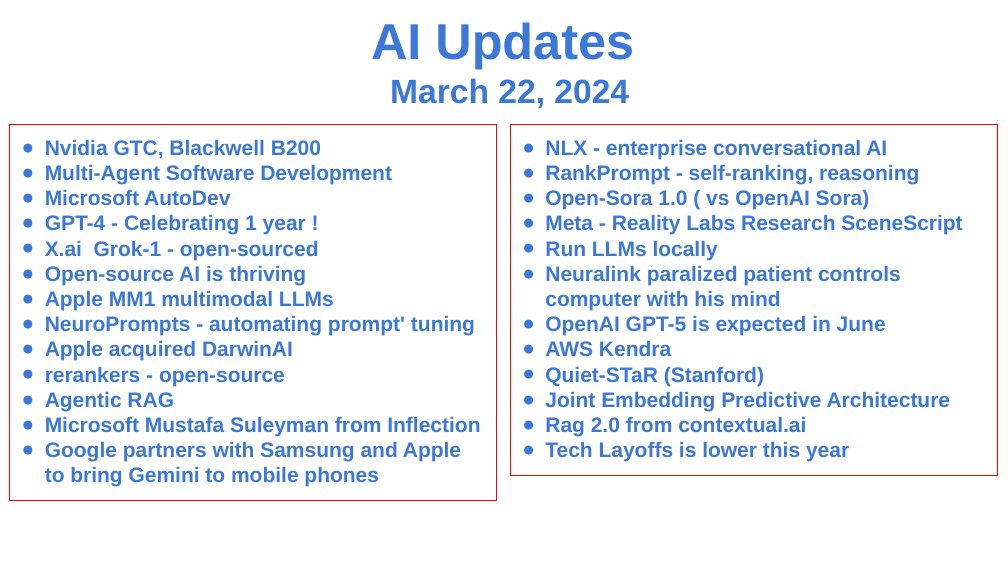
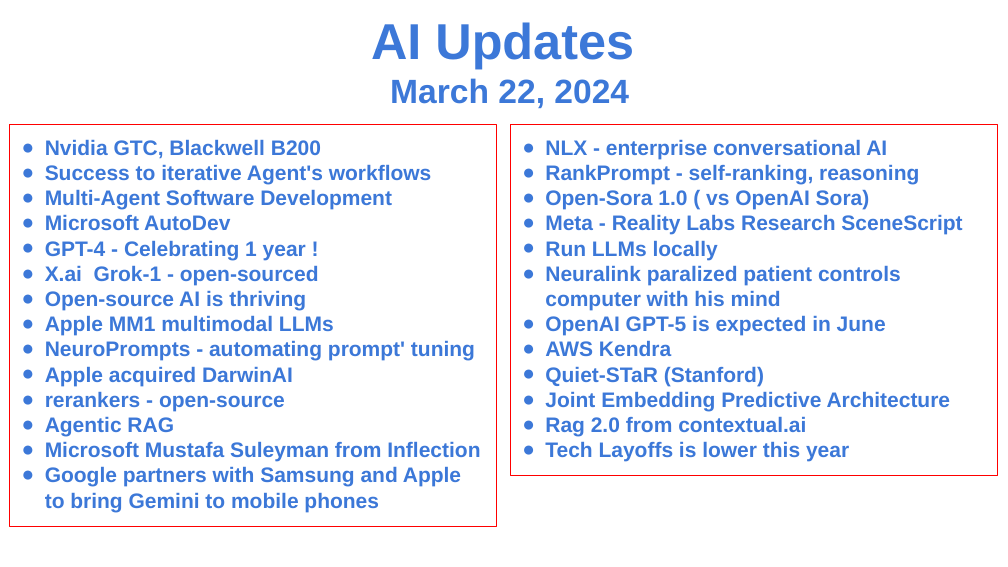
Before and after one commit to lselector/seminar, a slide deck: slide 1 of 2024/2024-03-22-AI-Updates.pptx. Drawn at 1008x567 pixels with LibreOffice and Linux fonts; fonts in the diff are those of the drawing. Boxes give left, top, right and bottom in pixels: in the first picture for what was removed or moved away, otherwise in the second. Text is boxed around its words. In the diff, an @@ line names an element or a change of style, - is before the commit and + after.

Commit message:
update

```diff
--- a/2024/2024-03-22-AI-Updates.pptx
+++ b/2024/2024-03-22-AI-Updates.pptx
@@ rectangle "Nvidia GTC, Blackwell B200": place and size @@
-rectangle "Nvidia GTC, Blackwell B200" at (9, 124, 496, 501)
+rectangle "Nvidia GTC, Blackwell B200" at (9, 124, 496, 526)
@@ text in rectangle at (45, 164, 432, 185): paragraph added @@
+● Success to iterative Agent's workflows
```
Also in this commit, not shown: 1 other slide changed, 1 slide added.
